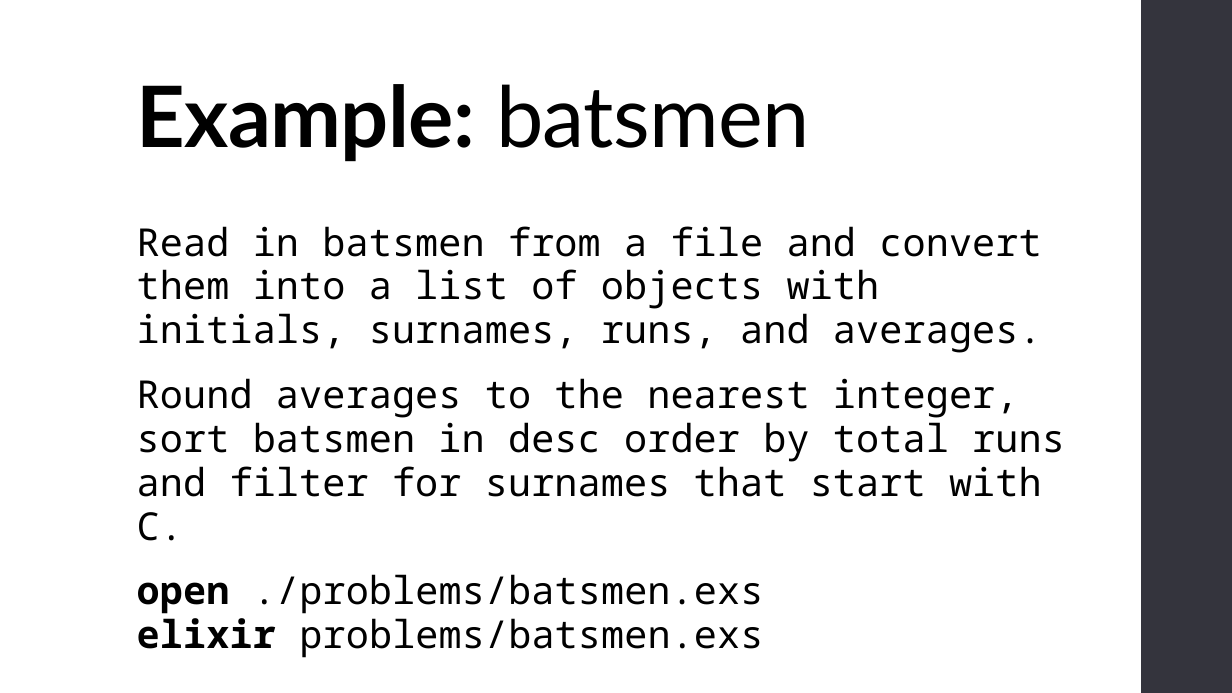
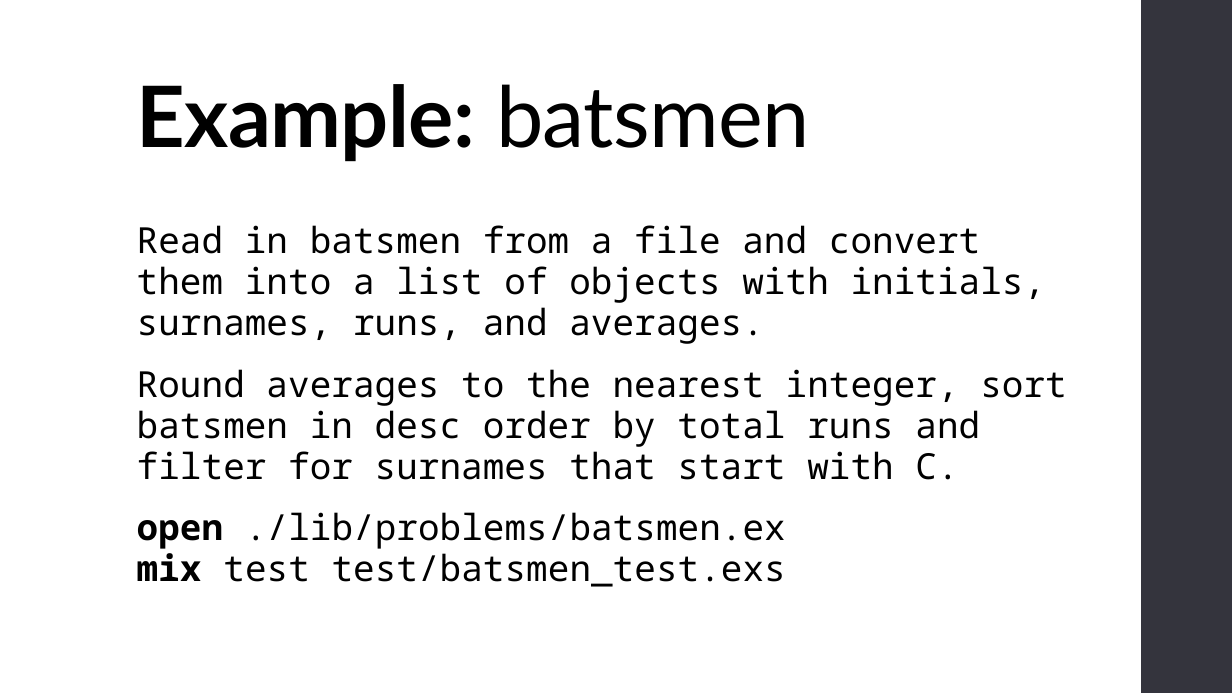
Before and after one commit to fp-uwa/intro-elixir, a slide deck: slide 19 of talk/slides.pptx (slide 16 before the commit). Drawn at 1232x693 pixels with LibreOffice and Linux fonts; fonts in the diff are those of the drawing. Boxes give left, top, right and bottom in pixels: in the first picture for what was removed or moved away, otherwise in the second. Text is boxed around its words. In the diff, an @@ line names an element or a change of style, - is before the commit and + after.

```diff
--- a/talk/slides.pptx
+++ b/talk/slides.pptx
@@ text at <box>137,225,1066,480</box>: size 30 to 28 pt in "Read in batsmen from a file and ...", "Round averages to the nearest integer, sort ..." @@
@@ text at <box>137,512,786,587</box>: text changed; size 30 to 28 pt @@
-open ./problems/batsmen.exs
-elixir problems/batsmen.exs
+open ./lib/problems/batsmen.ex
+mix test test/batsmen_test.exs
```
Also in this commit, not shown: 3 other slides changed, 5 slides added, 2 other files.
